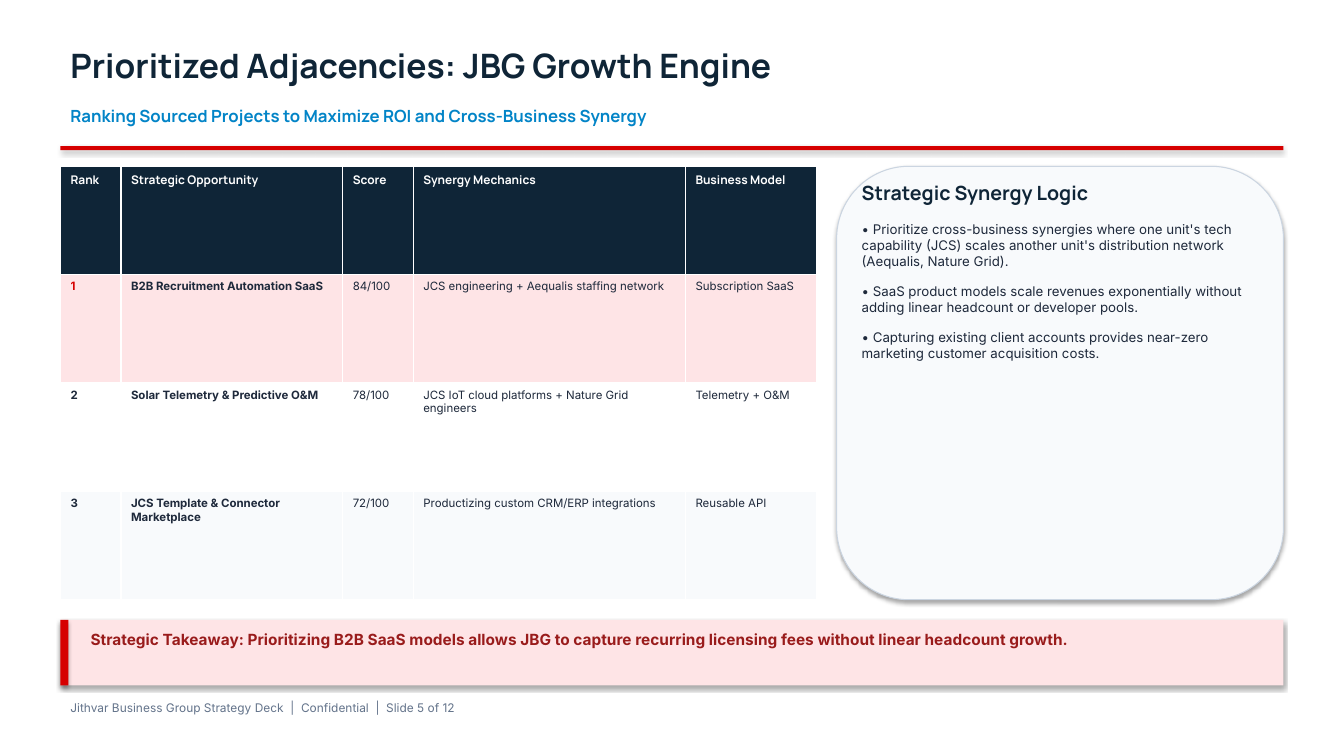
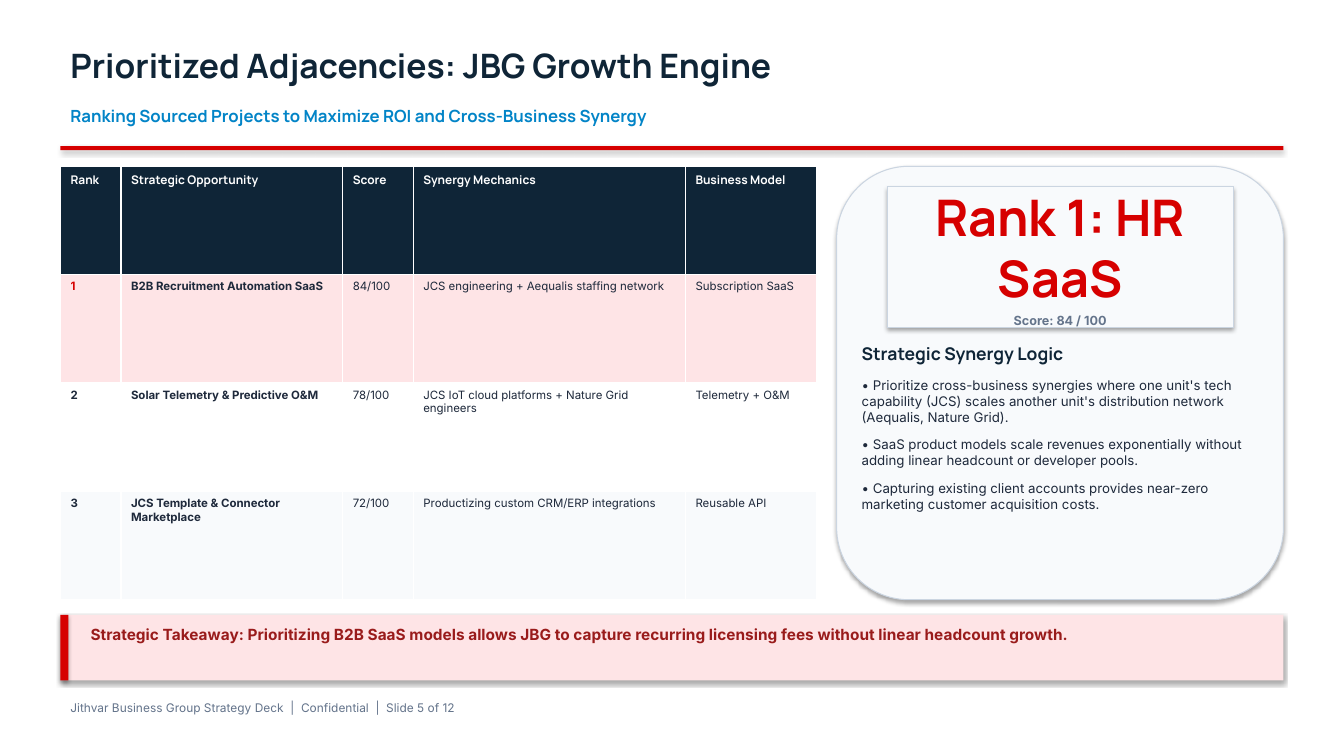
Before and after one commit to parikhniket655/JGB, a slide deck: slide 5 of documents/1_pitch_deck.pptx. Drawn at 1344x756 pixels with LibreOffice and Linux fonts; fonts in the diff are those of the drawing. Boxes give left, top, right and bottom in pixels: in the first picture for what was removed or moved away, otherwise in the second. Text is boxed around its words. In the diff, an @@ line names an element or a change of style, - is before the commit and + after.

```diff
--- a/documents/1_pitch_deck.pptx
+++ b/documents/1_pitch_deck.pptx
@@ rectangle added at <box>887,187,1233,328</box>, fill #F8FAFC, outline #CBD5E1 0.75 pt, 36 pt, text #D60000, bold @@
+Rank 1: HR SaaS
+Score: 84 / 100
@@ text "Strategic Synergy Logic": place and size @@
-text "Strategic Synergy Logic" at <box>862,182,1241,361</box>
+text "Strategic Synergy Logic" at <box>862,347,1241,512</box>
@@ text "Strategic Synergy Logic" at <box>862,347,1241,512</box>: size 14 to 12.5 pt in "Strategic Synergy Logic"; less space between paragraphs @@
@@ 2 rectangles, 1 text: place and size @@
-2 rectangles, 1 text at <box>60,620,1284,686</box>
+2 rectangles, 1 text at <box>60,615,1284,681</box>
```
Also in this commit, not shown: 10 other slides changed, 1 other file.
